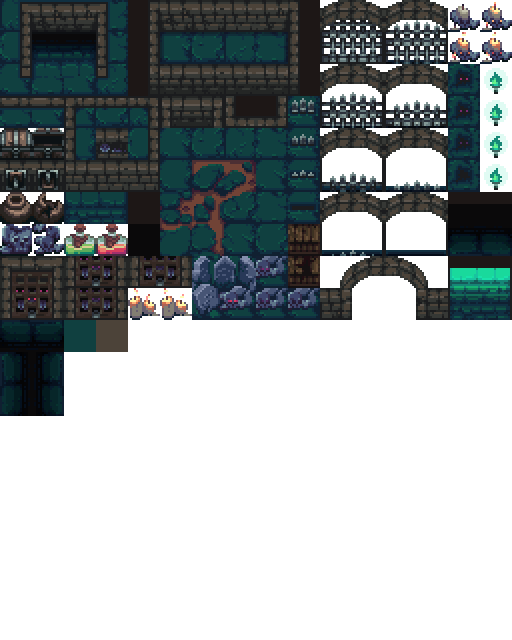
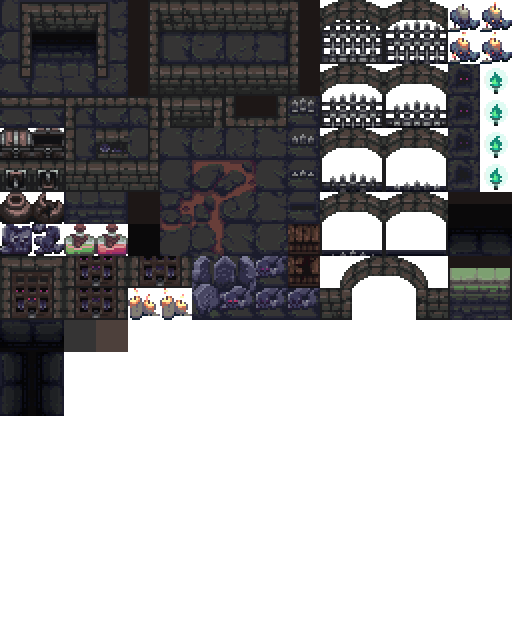
Layered file, before and after one edit (512 × 640). Changes by layer:
pixels changed over box(0, 0, 512, 416) (layer not identified)
